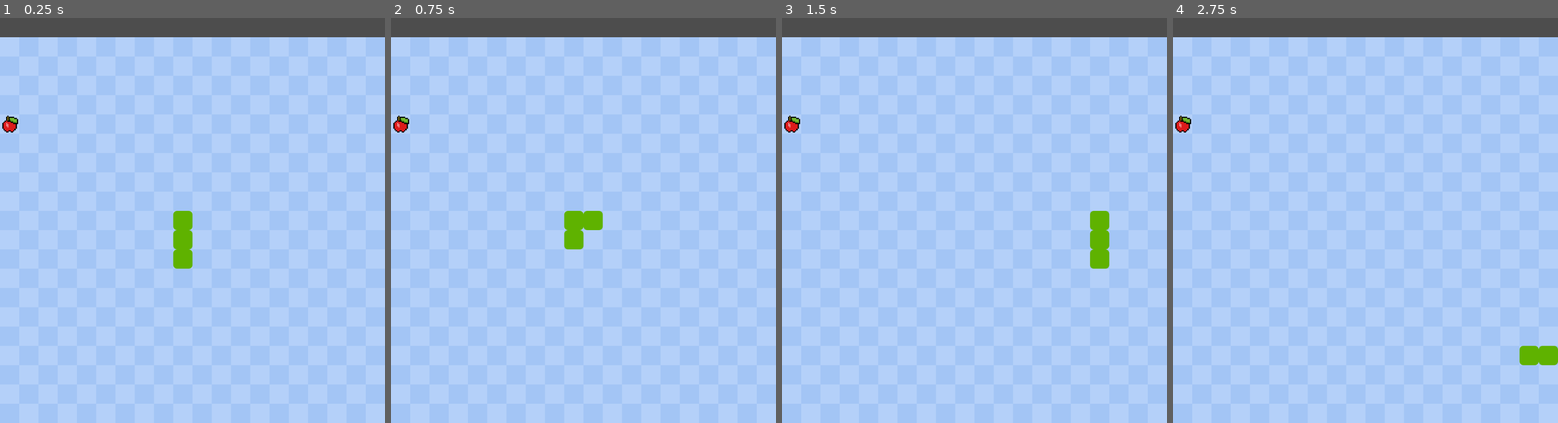
Above: before the commit, frames 1-4 (left to right).
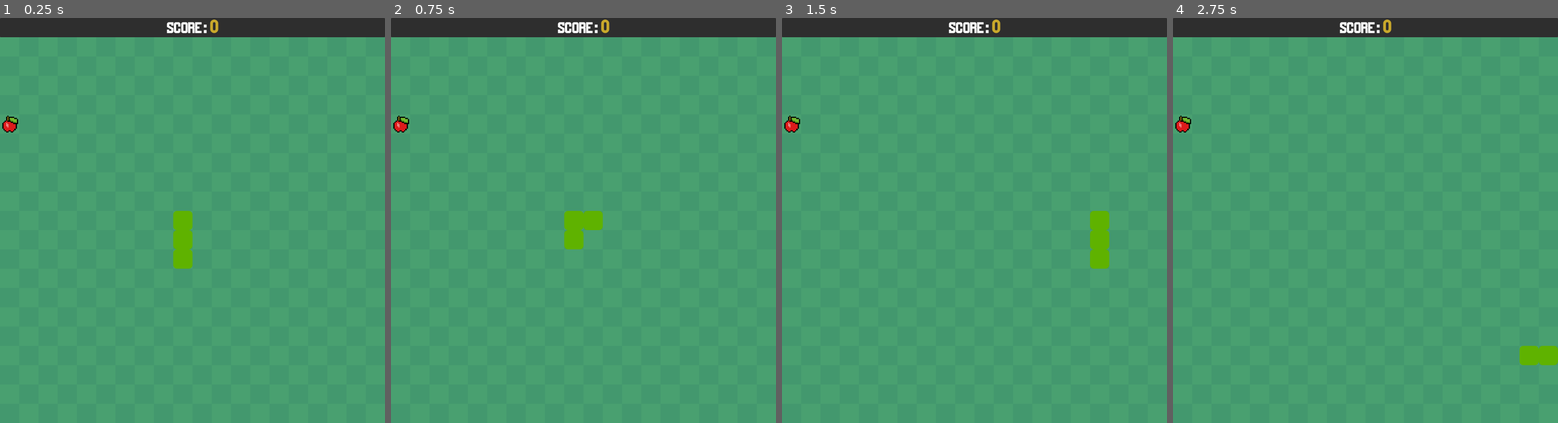
Above: after the commit, the same moments.

Repository: hayamamkt/SnakeGame
Game: Godot game, scene res://main.tscn
Same seed, same stepped clock (60 frames per second), same inputs: the game is played once before the commit and once after it.
Inputs:
- Up to frame 1 (0.25 s): no input
- Up to frame 2 (0.75 s): tap Enter at 0.5 s; hold D (move_right) from 0.53 s (still down)
- Up to frame 3 (1.5 s): release D (move_right) at 1.28 s; hold S (move_down) from 1.28 s (still down)
- Up to frame 4 (2.75 s): release S (move_down) at 2.03 s; hold D (move_right) from 2.03 s (still down)

The runs differ from the first frame. In frame 1, 99% of the frame differs, in the area x 0-100%, y 0-100%; in frame 2, 99%; in frame 3, 99%; in frame 4, 99%.

Commit message:
add score

Diff:
--- /dev/null
+++ b/hud/hud.gd
@@ -0,0 +1,13 @@
+extends CanvasLayer
+class_name Hud
+
+@onready var score_label: Label = %Score
+
+
+var score := 0:
+	set(v):
+		score = v
+		update_score()
+
+func update_score():
+	score_label.text = str(score	)
--- /dev/null
+++ b/hud/hud.tscn
@@ -0,0 +1,40 @@
+[gd_scene load_steps=3 format=3 uid="uid://cd5sg3wjwxhuw"]
+
+[ext_resource type="Script" uid="uid://xtliyxe6e7hf" path="res://hud/hud.gd" id="1_2gk58"]
+[ext_resource type="Theme" uid="uid://btvyy77dd4ilx" path="res://themes/theme.tres" id="1_6ca3a"]
+
+[node name="Hud" type="CanvasLayer"]
+script = ExtResource("1_2gk58")
+
+[node name="Panel" type="Panel" parent="."]
+offset_right = 1000.0
+offset_bottom = 50.0
+
+[node name="HBoxContainer" type="HBoxContainer" parent="Panel"]
+layout_mode = 1
+anchors_preset = 8
+anchor_left = 0.5
+anchor_top = 0.5
+anchor_right = 0.5
+anchor_bottom = 0.5
+offset_left = -35.0
+offset_top = -11.5
+offset_right = 35.0
+offset_bottom = 11.5
+grow_horizontal = 2
+grow_vertical = 2
+
+[node name="Label" type="Label" parent="Panel/HBoxContainer"]
+layout_mode = 2
+theme = ExtResource("1_6ca3a")
+text = "SCORE:"
+
+[node name="Score" type="Label" parent="Panel/HBoxContainer"]
+unique_name_in_owner = true
+layout_mode = 2
+theme = ExtResource("1_6ca3a")
+theme_override_colors/font_color = Color(0.789933, 0.663919, 0.17018, 1)
+theme_override_font_sizes/font_size = 50
+text = "0"
+horizontal_alignment = 1
+vertical_alignment = 1
--- a/main.gd
+++ b/main.gd
@@ -1,6 +1,7 @@
 extends Node
 
 @export var snake_scene : PackedScene
+@onready var hud: Hud = $Hud
 
 var game_started := false
 
@@ -113,6 +114,7 @@
 	if snake_data[0] == food_pos:
 		#score += 1
 		#$Hud.get_node("ScoreLabel").text = "SCORE: " + str(score)
+		hud.score += 1
 		add_segment(old_data[-1])
 		move_food()
 
--- a/main.tscn
+++ b/main.tscn
@@ -1,9 +1,10 @@
-[gd_scene load_steps=5 format=3 uid="uid://d1odlhhgmm3l7"]
+[gd_scene load_steps=6 format=3 uid="uid://d1odlhhgmm3l7"]
 
 [ext_resource type="Script" uid="uid://djfml1tx1n6b0" path="res://main.gd" id="1_ig7tw"]
 [ext_resource type="Texture2D" uid="uid://c2wnx8tq2jag" path="res://assets/bg.png" id="2_0xm2m"]
 [ext_resource type="PackedScene" uid="uid://dh2d8ofpnq3cr" path="res://snake/snake_segment.tscn" id="2_h2yge"]
 [ext_resource type="Texture2D" uid="uid://djiu5x8oe34cr" path="res://assets/apple.png" id="3_1bvp3"]
+[ext_resource type="PackedScene" uid="uid://cd5sg3wjwxhuw" path="res://hud/hud.tscn" id="5_lquwl"]
 
 [node name="Main" type="Node" groups=["segments"]]
 script = ExtResource("1_ig7tw")
@@ -15,6 +16,7 @@
 centered = false
 
 [node name="Board" type="Sprite2D" parent="."]
+modulate = Color(0.4081, 0.77, 0.450322, 1)
 position = Vector2(0, 50)
 texture = ExtResource("2_0xm2m")
 centered = false
@@ -22,4 +24,6 @@
 [node name="MoveTimer" type="Timer" parent="."]
 wait_time = 0.1
 
+[node name="Hud" parent="." instance=ExtResource("5_lquwl")]
+
 [connection signal="timeout" from="MoveTimer" to="." method="_on_move_timer_timeout"]
--- /dev/null
+++ b/themes/theme.tres
@@ -0,0 +1,7 @@
+[gd_resource type="Theme" load_steps=2 format=3 uid="uid://btvyy77dd4ilx"]
+
+[ext_resource type="FontFile" uid="uid://c8b7fcxgk7vhb" path="res://assets/MaldiniBold.ttf" id="1_1h68f"]
+
+[resource]
+Label/font_sizes/font_size = 40
+Label/fonts/font = ExtResource("1_1h68f")
Not shown, added: hud/hud.gd.uid
